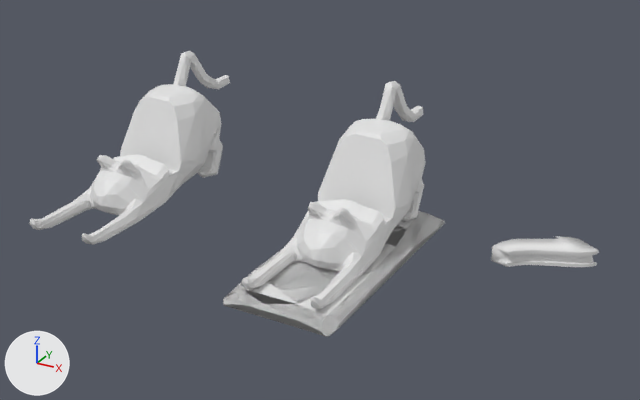
An edit to the Blender file cat_phone_stand/stand_with_hole.blend, drawn before and after from the same camera.
Both versions are drawn from a 50 mm camera at (223.0, -457.0, 245.0) aimed at (-20.0, -15.0, 25.0). Arrows for +X, +Y and +Z are at lower left; the lights stay in place.

Objects in the first picture: 'Cube.008', 'iPhone stand cat.002', 'iPhone stand cat.003', 'iPhone stand cat.004'.
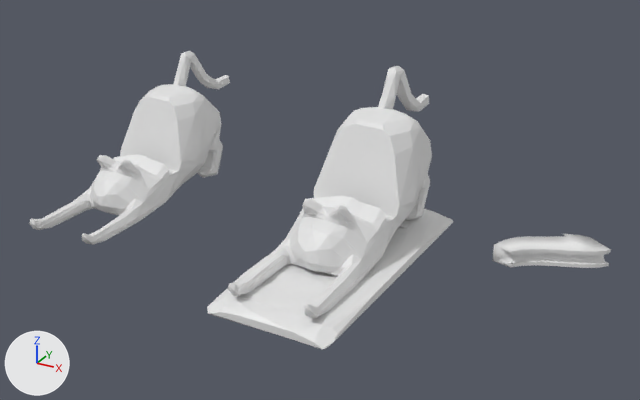
What the commit changed:
me_iphone_stand_cat_006 is used by ob_iphone_stand_cat_003; location (0.0, 0.0, 0.0); scale (2.0, 2.0, 2.0).
me_iphone_stand_cat_006 had 857 vertices, 1132 faces and spanned x -14.4..14.8, y -49.9..46.2, z -1.3..44.3.
me_iphone_stand_cat_006 now has 1003 vertices, 1244 faces and spans x -18.3..18.1, y -52.2..46.2, z -5.0..44.3.
Part 1, on me_iphone_stand_cat_006:
20 vertices are removed from x -11.5..11.9, y -44.6..23.2, z -1.3..-0.7.
78 faces are deleted.
166 vertices are added at x -18.3..18.1, y -52.2..31.1, z -5.0..0.0.
190 new faces join them.
Object 'iPhone stand cat.003' (ob_iphone_stand_cat_003) loses its BOOLEAN modifier named 'Boolean'.
Modifier setting removed (it was object = ob_cube_008).
Modifier setting removed (it was operation = 'UNION').
Modifier setting removed (it was solver = 'FLOAT').
Object 'iPhone stand cat.003' (ob_iphone_stand_cat_003) is rescaled from (2.0, 2.0, 2.0) to (2.2, 2.2, 2.2).
Object 'iPhone stand cat.004' (ob_iphone_stand_cat_004) is rescaled from (2.52, 2.0, 2.0) to (2.77, 2.2, 2.2).

Pixel boxes (x1, y1, x2, y2) of what changed, in the pictures (640 x 400 px):
'iPhone stand cat.003', reshaped, rescaled, modifiers changed (11% wider, 11% taller)
    before: (223, 81, 445, 337)
    after: (207, 66, 453, 349)
'iPhone stand cat.004', rescaled (10% wider, 9% taller)
    before: (491, 236, 599, 267)
    after: (492, 234, 611, 268)
part 1 of me_iphone_stand_cat_006, built on
    before: (263, 192, 423, 285)
    after: (207, 185, 453, 349)
